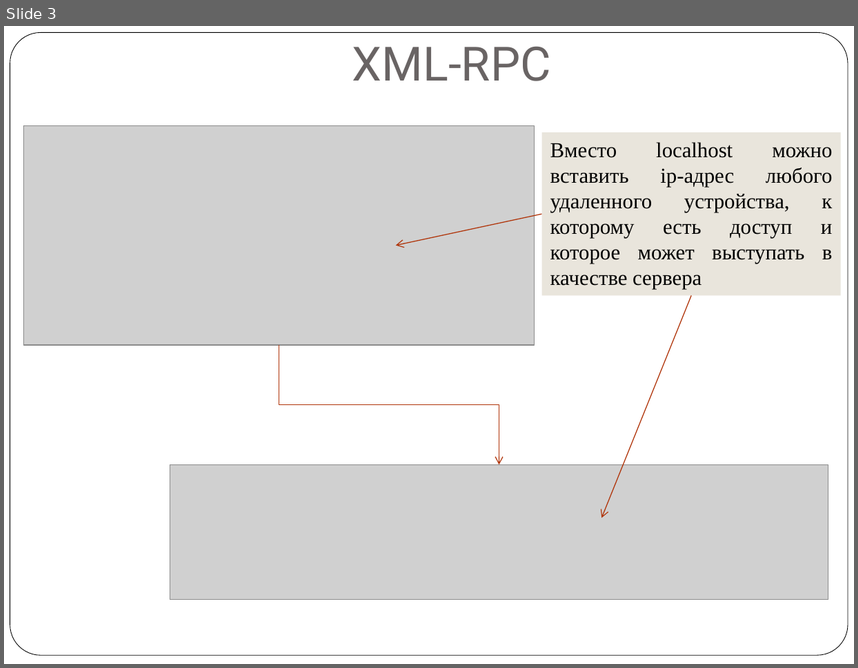
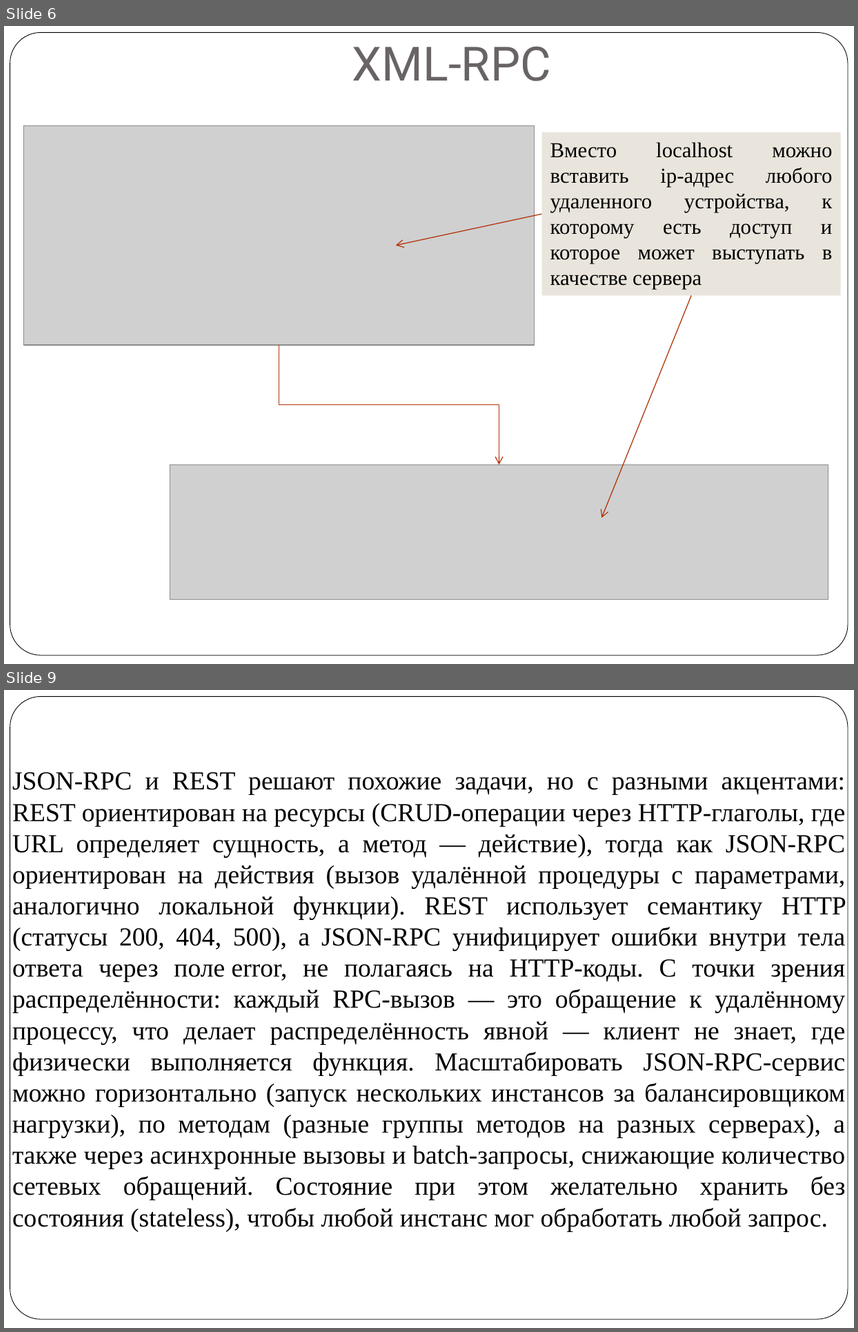
Before and after one commit to mbdatateach/site, a slide deck: РВиП/практики/Практика 3.pptx. Shown one above the other, each under a label of ours: slide 3 before the commit, slides 6 and 9 after it; the slides between them are not shown. The pictures are 858x668 and 858x1332 pixels, drawn with LibreOffice and Linux fonts; fonts in the diff are those of the drawing; grey boxes stand for pictures. Boxes give left, top, right and bottom in pixels: in the first picture for what was removed or moved away, otherwise in the second. Text is boxed around its words. In the diff, an @@ line names an element or a change of style, - is before the commit and + after.

```diff
--- a/РВиП/практики/Практика 3.pptx
+++ b/РВиП/практики/Практика 3.pptx
@@ slide 9 added at (4,690,854,1328), background #FFFFFF; not listed: 1 template element that a slide beside it also shows @@
@@ text added at (12,772,846,1232), 22 pt, text #000000 @@
+JSON-RPC и REST решают похожие задачи, но с разными акцентами: REST ориентирован на ресурсы (CRUD-операции через HTTP-глаголы, где URL определяет сущность, а метод — действие), тогда как JSON-RPC ориентирован на действия (вызов удалённой процедуры с параметрами, аналогично локальной функции). REST использует семантику HTTP (статусы 200, 404, 500), а JSON-RPC унифицирует ошибки внутри тела ответа через поле error, не полагаясь на HTTP-коды. С точки зрения распределённости: каждый RPC-вызов — это обращение к удалённому процессу, что делает распределённость явной — клиент не знает, где физически выполняется функция. Масштабировать JSON-RPC-сервис можно горизонтально (запуск нескольких инстансов за балансировщиком нагрузки), по методам (разные группы методов на разных серверах), а также через асинхронные вызовы и batch-запросы, снижающие количество сетевых обращений. Состояние при этом желательно хранить без состояния (stateless), чтобы любой инстанс мог обработать любой запрос.
@@ what was slide 3 is now slide 6 @@
```
Also in this commit, not shown: 1 slide changed, 6 other slides added, 4 other files.
